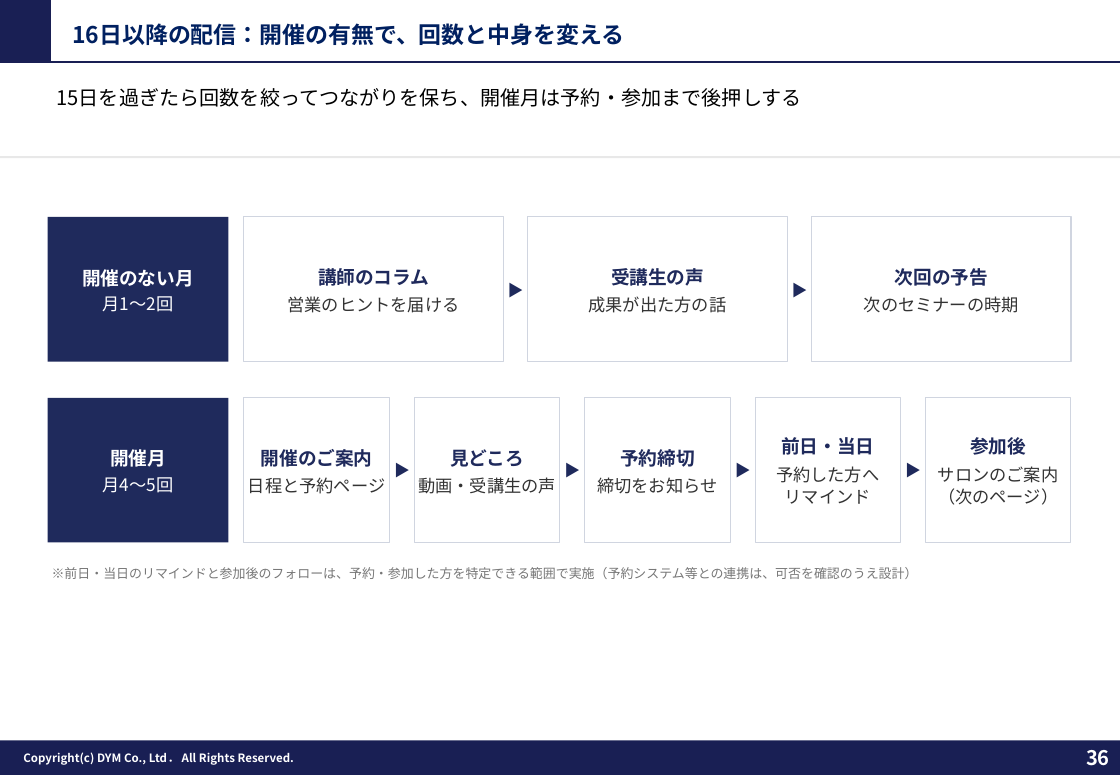
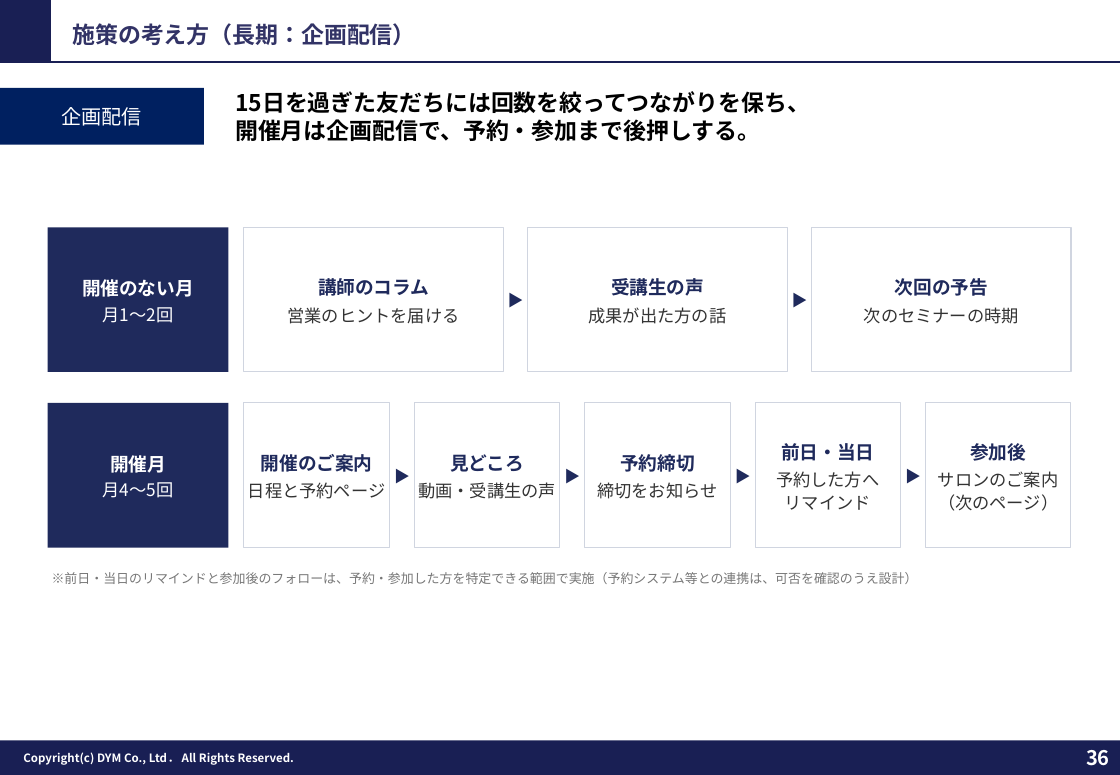
Before and after one commit to tonomura-r-dev/folder, a slide deck: slide 36 of 202610_株式会社すなおコンサルティング御中_LINE公式アカウント運用のご提案_ver7.3.pptx. Drawn at 1120x775 pixels with LibreOffice and Linux fonts; fonts in the diff are those of the drawing; background and template pictures are left out. Boxes give left, top, right and bottom in pixels: in the first picture for what was removed or moved away, otherwise in the second. Text is boxed around its words. In the diff, an @@ line names an element or a change of style, - is before the commit and + after.

```diff
--- a/202610_株式会社すなおコンサルティング御中_LINE公式アカウント運用のご提案_ver7.3.pptx
+++ b/202610_株式会社すなおコンサルティング御中_LINE公式アカウント運用のご提案_ver7.3.pptx
@@ text at box(72, 23, 415, 45): text changed; text colour #002060 to #323366 @@
-16日以降の配信：開催の有無で、回数と中身を変える
+施策の考え方（長期：企画配信）
@@ rectangle added at box(0, 88, 204, 145), fill #002060, 14 pt, text #FFFFFF @@
+企画配信
@@ text "15日を過ぎた友だちには回数を絞ってつながりを保ち、" at box(235, 91, 810, 141): vertical alignment top to middle @@
@@ text at box(235, 91, 810, 141): text changed; size 14 to 16 pt; bold on @@
-15日を過ぎたら回数を絞ってつながりを保ち、開催月は予約・参加まで後押しする
+15日を過ぎた友だちには回数を絞ってつながりを保ち、
+開催月は企画配信で、予約・参加まで後押しする。
@@ line removed from (0, 157) to (1120, 157) @@
@@ 4 rectangles, 2 texts: place and size @@
-4 rectangles, 2 texts at box(48, 217, 1071, 362)
+4 rectangles, 2 texts at box(48, 228, 1071, 372)
@@ 6 rectangles, 5 texts: place and size @@
-6 rectangles, 5 texts at box(48, 398, 1071, 579)
+6 rectangles, 5 texts at box(48, 403, 1071, 584)
```
Also in this commit, not shown: 3 other slides changed, 2 other files.
